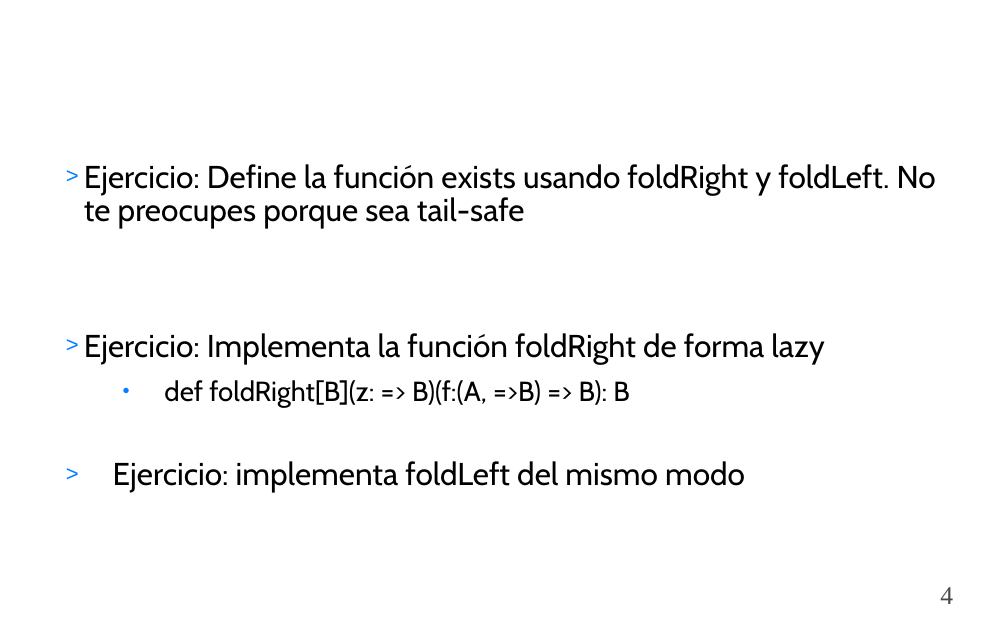
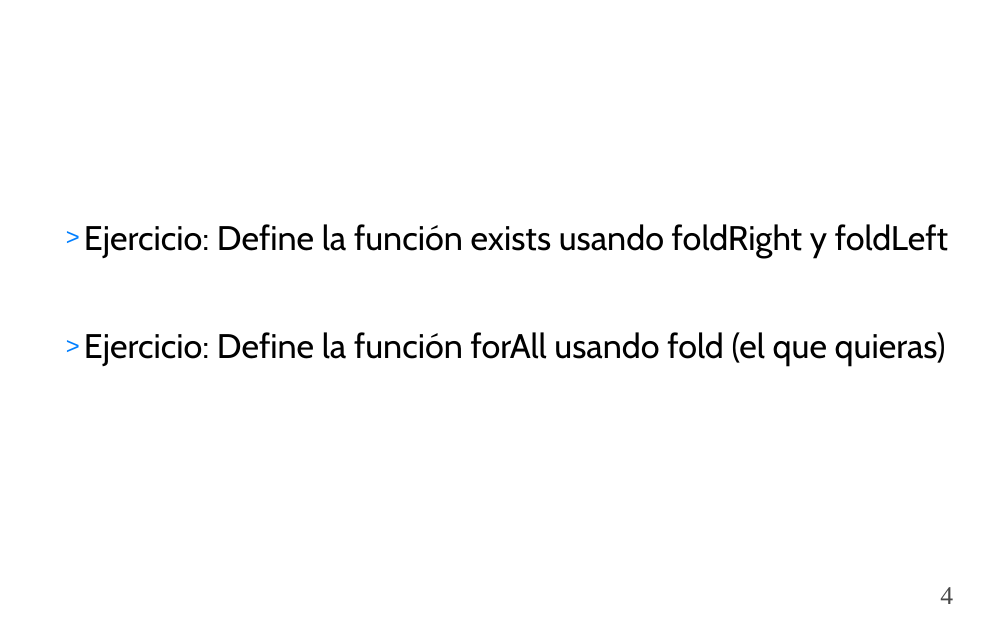
Before and after one commit to togacharls/cursoScala, a slide deck: slide 4 of guiones/ppt/11.Programación Funcional Scala.ppt. Drawn at 1008x635 pixels with LibreOffice and Linux fonts; fonts in the diff are those of the drawing; background and template pictures are left out. Boxes give left, top, right and bottom in pixels: in the first picture for what was removed or moved away, otherwise in the second. Text is boxed around its words. In the diff, an @@ line names an element or a change of style, - is before the commit and + after.

```diff
--- a/guiones/ppt/11.Programación Funcional Scala.ppt
+++ b/guiones/ppt/11.Programación Funcional Scala.ppt
@@ text at (84, 224, 948, 366): text changed; size 29.6 to 32 pt @@
-> Ejercicio: Define la función exists usando foldRight y foldLeft. No te preocupes porque sea tail-safe
-> Ejercicio: Implementa la función foldRight de forma lazy
-  ● def foldRight[B](z: => B)(f:(A, =>B) => B): B
-> Ejercicio: implementa foldLeft del mismo modo
+> Ejercicio: Define la función exists usando foldRight y foldLeft
+> Ejercicio: Define la función forAll usando fold (el que quieras)
```
Also in this commit, not shown: 1 other slide changed, 2 slides added, 4 other files.
